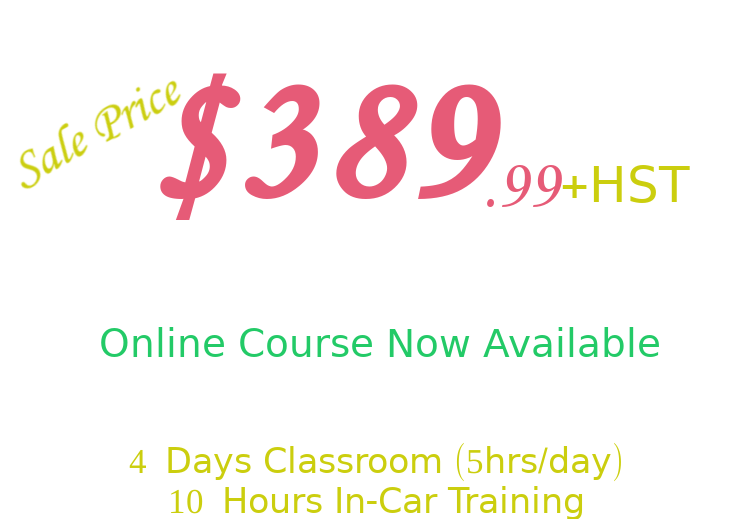
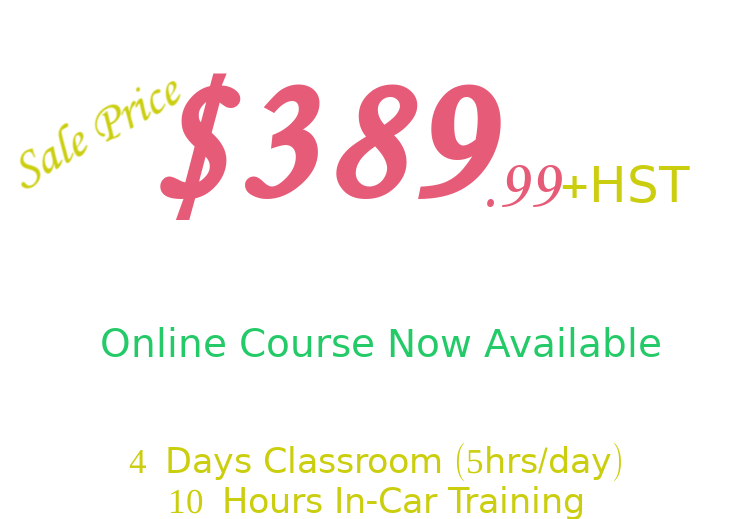
Layers edited between the first and the second 750px x 519px image:
renamed "Valid For October & November 2..." to "Valid For December 2020 & ...", painted on it over [101, 327, 660, 357]
